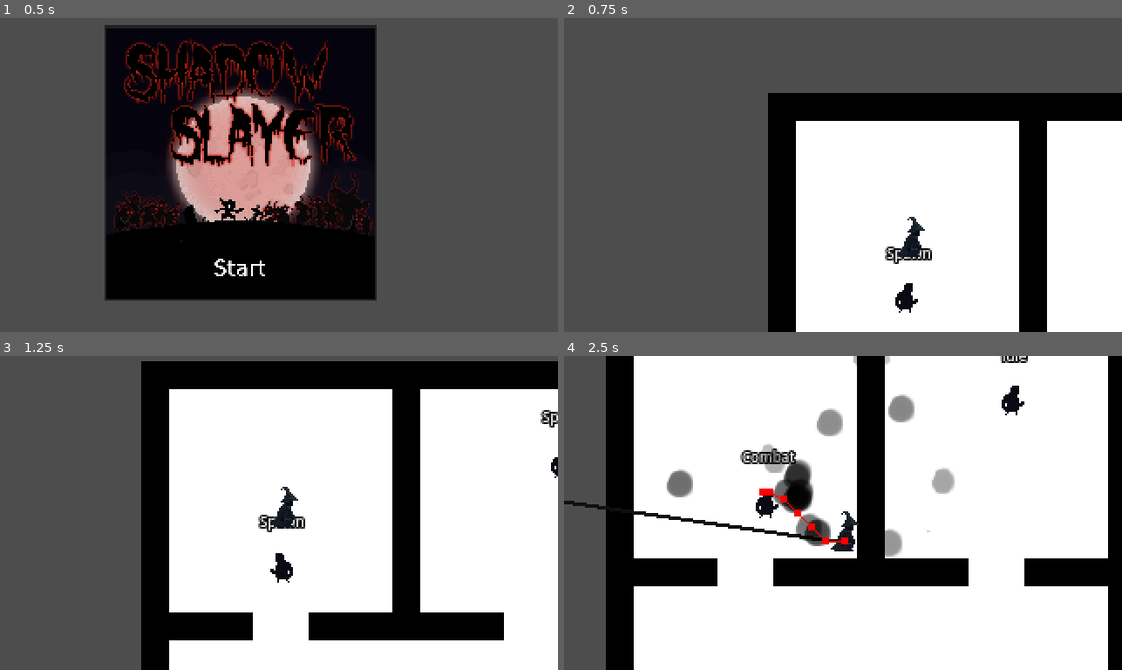
Above: before the commit, frames 1-4 (two rows, left to right).
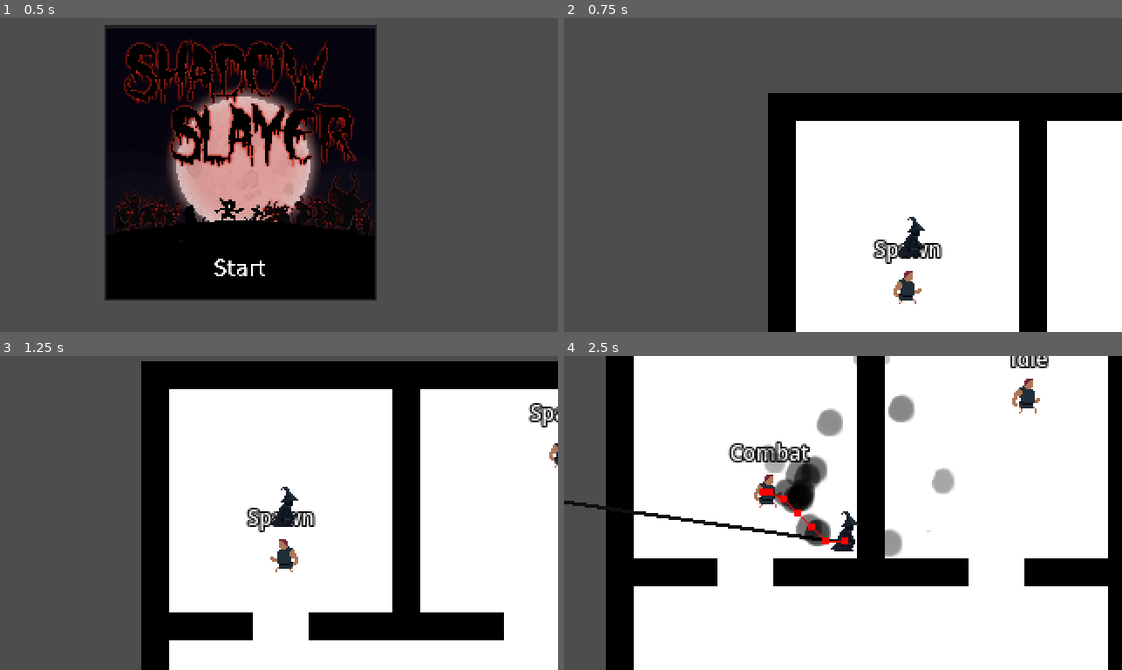
Above: after the commit, the same moments.

Repository: vyxul/Shadow-Eclipse
Game: Godot game, scene res://GameFiles/Scenes/Menu/StartScreen.tscn
Same seed, same stepped clock (60 frames per second), same inputs: the game is played once before the commit and once after it.
Inputs (mouse positions are in pixels of both pictures, inside the frame that each line leads up to):
- Up to frame 1 (0.5 s): no input
- Up to frame 2 (0.75 s): click (803, 266) at 0.5 s
- Up to frame 3 (1.25 s): no input
- Up to frame 4 (2.5 s): move the mouse to (965, 497) at 1.27 s; hold D (right) 1.28-2.03 s; tap R (r) at 1.35, 2.3 s; tap X (x) at 1.55, 2.1 s; move the mouse to (731, 528) at 2.02 s; hold S (down) from 2.03 s (still down)

Frame 1 is identical in both runs. In frame 2, 0.8% of the frame differs, in the area x 55-68%, y 70-94%; in frame 3, 1.2%; in frame 4, 2.6%, in the area x 18-87%, y 0-52%.

Commit message:
Updated bandit sprite and animations for idle state

Diff:
--- a/GameFiles/Game Objects/Characters/NPC/bandit.tscn
+++ b/GameFiles/Game Objects/Characters/NPC/bandit.tscn
@@ -1,6 +1,7 @@
-[gd_scene load_steps=19 format=3 uid="uid://dimxkh5vbaxfx"]
+[gd_scene load_steps=23 format=3 uid="uid://dimxkh5vbaxfx"]
 
 [ext_resource type="Script" path="res://GameFiles/Game Objects/Characters/NPC/npc.gd" id="1_eque4"]
+[ext_resource type="Texture2D" uid="uid://uua45kiiiyr8" path="res://GameFiles/Assets/Art/Enemies/bandit/bandit_spritesheet.png" id="2_esfb5"]
 [ext_resource type="PackedScene" uid="uid://b25iseq2d0dnd" path="res://GameFiles/Game Objects/Components/health_component.tscn" id="2_qnwby"]
 [ext_resource type="PackedScene" uid="uid://crnse58x3gauc" path="res://GameFiles/Game Objects/Components/conversion_component.tscn" id="3_12554"]
 [ext_resource type="PackedScene" uid="uid://ydmxubnmay2o" path="res://GameFiles/Game Objects/Components/hurtbox_component.tscn" id="4_nn6pb"]
@@ -9,7 +10,6 @@
 [ext_resource type="Script" path="res://GameFiles/Scenes/States/EnemyIdle.gd" id="6_hywir"]
 [ext_resource type="Script" path="res://GameFiles/Scenes/States/EnemyHurt.gd" id="8_tu6pd"]
 [ext_resource type="Script" path="res://GameFiles/Scenes/States/EnemyDeath.gd" id="9_rkc4m"]
-[ext_resource type="Texture2D" uid="uid://dopmhlwnubn3n" path="res://GameFiles/Assets/Art/Enemies/art_sprite_sheet.png" id="10_byu28"]
 [ext_resource type="Script" path="res://GameFiles/Scenes/States/SpawnState.gd" id="10_ob4bv"]
 [ext_resource type="Script" path="res://GameFiles/Scenes/States/EnemyCombat.gd" id="11_13o03"]
 [ext_resource type="Script" path="res://GameFiles/Scenes/States/FollowState.gd" id="12_x8bcf"]
@@ -28,6 +28,18 @@
 "update": 1,
 "values": [false]
 }
+tracks/1/type = "value"
+tracks/1/imported = false
+tracks/1/enabled = true
+tracks/1/path = NodePath("Sprite2D:frame")
+tracks/1/interp = 1
+tracks/1/loop_wrap = true
+tracks/1/keys = {
+"times": PackedFloat32Array(0),
+"transitions": PackedFloat32Array(1),
+"update": 1,
+"values": [0]
+}
 
 [sub_resource type="Animation" id="Animation_erqdk"]
 resource_name = "spawn"
@@ -42,17 +54,87 @@
 "transitions": PackedFloat32Array(1, 1, 1, 1, 1),
 "update": 1,
 "values": [false, true, false, true, false]
+}
+
+[sub_resource type="Animation" id="Animation_unks0"]
+resource_name = "idle"
+length = 0.7
+loop_mode = 1
+tracks/0/type = "value"
+tracks/0/imported = false
+tracks/0/enabled = true
+tracks/0/path = NodePath("Sprite2D:frame")
+tracks/0/interp = 1
+tracks/0/loop_wrap = true
+tracks/0/keys = {
+"times": PackedFloat32Array(0, 0.1, 0.2, 0.3, 0.4, 0.5, 0.6),
+"transitions": PackedFloat32Array(1, 1, 1, 1, 1, 1, 1),
+"update": 1,
+"values": [0, 2, 3, 4, 5, 6, 7]
+}
+
+[sub_resource type="Animation" id="Animation_3hy1n"]
+resource_name = "walk"
+length = 0.7
+loop_mode = 1
+tracks/0/type = "value"
+tracks/0/imported = false
+tracks/0/enabled = true
+tracks/0/path = NodePath("Sprite2D:frame")
+tracks/0/interp = 1
+tracks/0/loop_wrap = true
+tracks/0/keys = {
+"times": PackedFloat32Array(0, 0.1, 0.2, 0.3, 0.4, 0.5, 0.6, 0.7),
+"transitions": PackedFloat32Array(1, 1, 1, 1, 1, 1, 1, 1),
+"update": 1,
+"values": [8, 9, 10, 11, 12, 13, 14, 15]
+}
+
+[sub_resource type="Animation" id="Animation_lurbk"]
+resource_name = "death"
+length = 0.7
+tracks/0/type = "value"
+tracks/0/imported = false
+tracks/0/enabled = true
+tracks/0/path = NodePath("Sprite2D:frame")
+tracks/0/interp = 1
+tracks/0/loop_wrap = true
+tracks/0/keys = {
+"times": PackedFloat32Array(0, 0.1, 0.2, 0.3, 0.4, 0.5, 0.6, 0.7),
+"transitions": PackedFloat32Array(1, 1, 1, 1, 1, 1, 1, 1),
+"update": 1,
+"values": [16, 17, 18, 19, 20, 21, 22, 23]
+}
+
+[sub_resource type="Animation" id="Animation_dcmuy"]
+resource_name = "attack"
+length = 0.7
+tracks/0/type = "value"
+tracks/0/imported = false
+tracks/0/enabled = true
+tracks/0/path = NodePath("Sprite2D:frame")
+tracks/0/interp = 1
+tracks/0/loop_wrap = true
+tracks/0/keys = {
+"times": PackedFloat32Array(0, 0.1, 0.2, 0.3, 0.4, 0.5, 0.6, 0.7),
+"transitions": PackedFloat32Array(1, 1, 1, 1, 1, 1, 1, 1),
+"update": 1,
+"values": [24, 25, 26, 27, 28, 29, 30, 31]
 }
 
 [sub_resource type="AnimationLibrary" id="AnimationLibrary_ymy1q"]
 _data = {
 "RESET": SubResource("Animation_cjgvt"),
-"spawn": SubResource("Animation_erqdk")
+"attack": SubResource("Animation_dcmuy"),
+"death": SubResource("Animation_lurbk"),
+"idle": SubResource("Animation_unks0"),
+"spawn": SubResource("Animation_erqdk"),
+"walk": SubResource("Animation_3hy1n")
 }
 
 [sub_resource type="CapsuleShape2D" id="CapsuleShape2D_4fmbg"]
-radius = 7.0
-height = 20.0
+radius = 4.0
+height = 14.0
 
 [sub_resource type="CapsuleShape2D" id="CapsuleShape2D_c2tat"]
 radius = 9.0
@@ -73,7 +155,7 @@
 }
 
 [node name="CollisionShape2D" type="CollisionShape2D" parent="."]
-position = Vector2(-1, 2)
+rotation = -1.57079
 shape = SubResource("CapsuleShape2D_4fmbg")
 
 [node name="HealthComponent" parent="." instance=ExtResource("2_qnwby")]
@@ -87,15 +169,14 @@
 health_component = NodePath("../HealthComponent")
 
 [node name="CollisionShape2D" type="CollisionShape2D" parent="HurtboxComponent"]
-position = Vector2(-1, 2)
+position = Vector2(0, -5)
 shape = SubResource("CapsuleShape2D_c2tat")
 debug_color = Color(0.992157, 0, 0.235294, 0.419608)
 
 [node name="SearchRadius" parent="." instance=ExtResource("5_46yan")]
-position = Vector2(-1, 2)
 tracked_enemies_range = 110.0
 
-[node name="StateMachine" parent="." node_paths=PackedStringArray("this_entity", "initial_state", "hurtbox_component", "health_component", "conversion_component", "search_radius", "state_label") instance=ExtResource("5_ibxij")]
+[node name="StateMachine" parent="." node_paths=PackedStringArray("this_entity", "initial_state", "hurtbox_component", "health_component", "conversion_component", "search_radius", "state_label", "animation_player") instance=ExtResource("5_ibxij")]
 this_entity = NodePath("..")
 initial_state = NodePath("SpawnState")
 hurtbox_component = NodePath("../HurtboxComponent")
@@ -103,6 +184,7 @@
 conversion_component = NodePath("../ConversionComponent")
 search_radius = NodePath("../SearchRadius")
 state_label = NodePath("../StateLabel")
+animation_player = NodePath("../AnimationPlayer")
 
 [node name="EnemyIdle" type="Node" parent="StateMachine"]
 script = ExtResource("6_hywir")
@@ -131,19 +213,20 @@
 wait_time = 0.1
 
 [node name="StateLabel" type="Label" parent="."]
-offset_left = -28.3333
-offset_top = -30.0
-offset_right = 29.6667
-offset_bottom = -18.0
+offset_left = -28.0
+offset_top = -35.0
+offset_right = 30.0
+offset_bottom = -12.0
 theme_override_colors/font_color = Color(1, 1, 1, 1)
 theme_override_colors/font_outline_color = Color(0, 0, 0, 1)
 theme_override_constants/outline_size = 4
-theme_override_font_sizes/font_size = 8
+theme_override_font_sizes/font_size = 12
 horizontal_alignment = 1
 autowrap_mode = 1
 
 [node name="Sprite2D" type="Sprite2D" parent="."]
-texture = ExtResource("10_byu28")
-hframes = 13
-vframes = 6
-frame = 4
+position = Vector2(1, -11)
+texture = ExtResource("2_esfb5")
+hframes = 8
+vframes = 4
+region_rect = Rect2(23, 29, 16, 19)
--- a/GameFiles/Game Objects/Characters/NPC/npc.gd
+++ b/GameFiles/Game Objects/Characters/NPC/npc.gd
@@ -14,6 +14,10 @@
 	return faction
 
 
+func get_sprite() -> Sprite2D:
+	return $Sprite2D
+
+
 func get_animation_player() -> AnimationPlayer:
 	return animation_player
 
--- a/GameFiles/Scenes/States/EnemyIdle.gd
+++ b/GameFiles/Scenes/States/EnemyIdle.gd
@@ -2,21 +2,31 @@
 class_name EnemyIdle
 
 @export var move_speed: float = 10.0
+@export var idle_time: float = 1
+@export var wander_max_time: float = 3
 
 var this_entity: CharacterBody2D
+var animation_player: AnimationPlayer
 var move_direction: Vector2
-var wander_time: float
+var current_idle_time: float
+var current_wander_time: float
+
+enum {IDLE, WANDERING}
+var current_state
 
 
 func randomize_wander():
 	move_direction = Vector2(randf_range(-1, 1), randf_range(-1, 1)).normalized()
-	wander_time = randf_range(1, 3)
+	current_wander_time = randf_range(1, wander_max_time)
 
 
 func enter():
 	get_parent().get_state_label().text = "Idle"
 	this_entity = get_parent().get_this_entity()
-	randomize_wander()
+	animation_player = get_parent().get_animation_player()
+	current_idle_time = idle_time
+	current_state = IDLE
+	animation_player.play("idle")
 
 	# set up connections with search_radius
 	get_parent().get_search_radius().tracking_enemy.connect(on_tracking_enemy)
@@ -27,19 +37,51 @@
 
 func exit():
 	this_entity.velocity = Vector2.ZERO
+	animation_player.play("RESET")
 
 
 func update(delta: float):
-	if wander_time > 0:
-		wander_time -= delta
-
-	else:
-		randomize_wander()
+	match current_state:
+		IDLE:
+			if current_idle_time > 0:
+				current_idle_time -= delta
+			else:
+				randomize_wander()
+				switch_state()
+		WANDERING:
+			if current_wander_time > 0:
+				current_wander_time -= delta
+			else:
+				current_idle_time = idle_time
+				switch_state()
 
 
 func physics_update(delta: float):
 	if this_entity:
-		this_entity.velocity = move_direction * move_speed
+		match current_state:
+			IDLE:
+				this_entity.velocity = Vector2.ZERO
+			WANDERING:
+				var new_velocity = move_direction * move_speed
+				this_entity.velocity = new_velocity
+				this_entity.get_sprite().flip_h = new_velocity.x < 0
+
+
+func switch_state():
+	match current_state:
+		IDLE:
+			var current_animation = animation_player.current_animation
+			if current_animation == "idle" && animation_player.is_playing():
+				animation_player.play("walk")
+			current_state = WANDERING
+			return
+
+		WANDERING:
+			var current_animation = animation_player.current_animation
+			if current_animation == "walk" && animation_player.is_playing():
+				animation_player.play("idle")
+			current_state = IDLE
+			return
 
 
 func on_tracking_enemy():
--- a/GameFiles/Scenes/States/state_machine.gd
+++ b/GameFiles/Scenes/States/state_machine.gd
@@ -7,6 +7,7 @@
 @export var conversion_component: ConversionComponent
 @export var search_radius: SearchRadius
 @export var state_label: Label
+@export var animation_player: AnimationPlayer
 
 var current_state: State
 var previous_state: State
@@ -35,6 +36,10 @@
 
 func get_state_label() -> Label:
 	return state_label
+
+
+func get_animation_player() -> AnimationPlayer:
+	return animation_player
 
 
 func _ready():
Binary file added: GameFiles/Assets/Art/Enemies/bandit/bandit_spritesheet.png
Not shown, added: GameFiles/Assets/Art/Enemies/bandit/bandit_spritesheet.png.import
